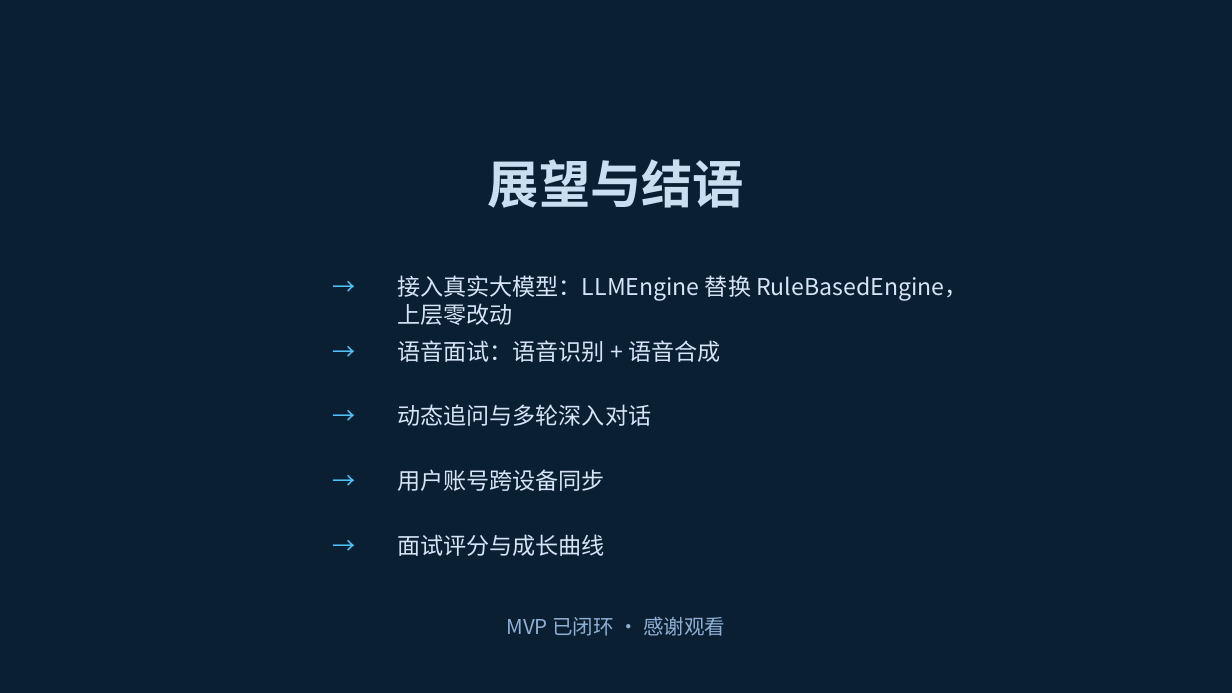
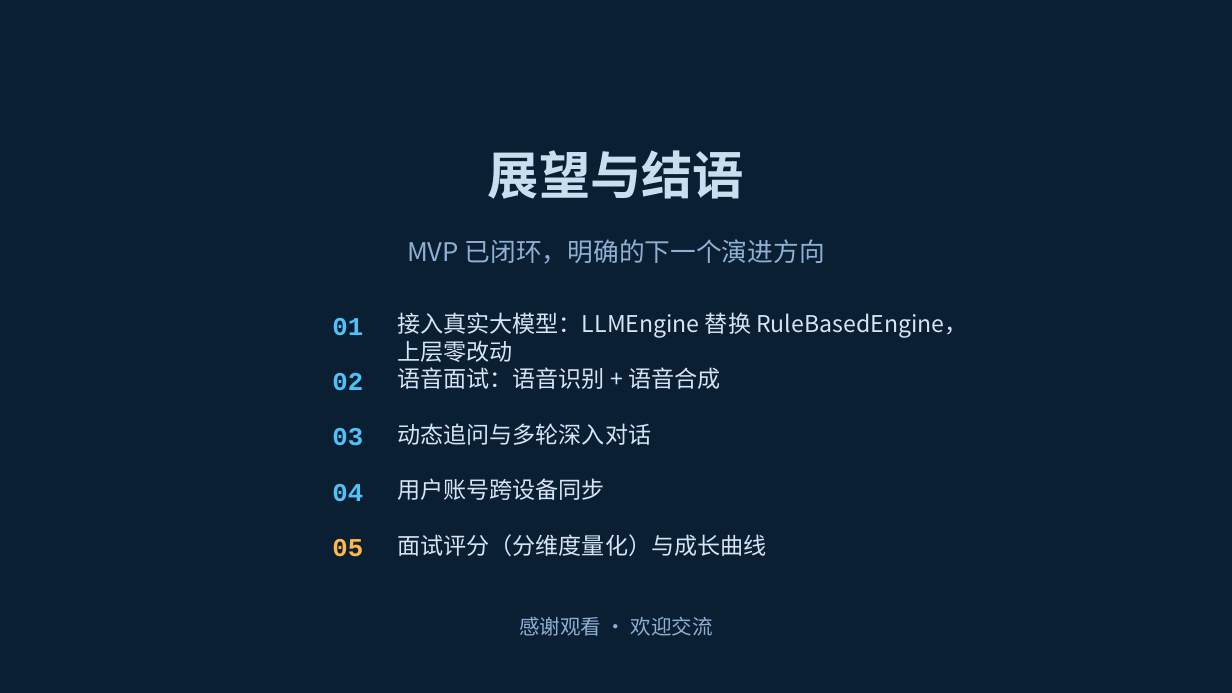
Before and after one commit to ray418-pets/interview-master, a slide deck: slide 14 of docs/ppts/AI智能面试助手-技术分享.pptx. Drawn at 1232x693 pixels with LibreOffice and Linux fonts; fonts in the diff are those of the drawing. Boxes give left, top, right and bottom in pixels: in the first picture for what was removed or moved away, otherwise in the second. Text is boxed around its words. In the diff, an @@ line names an element or a change of style, - is before the commit and + after.

```diff
--- a/docs/ppts/AI智能面试助手-技术分享.pptx
+++ b/docs/ppts/AI智能面试助手-技术分享.pptx
@@ text "展望与结语" moved from (x1=488, y1=159, x2=744, y2=208) to (x1=488, y1=150, x2=744, y2=199) @@
@@ text added at (x1=407, y1=239, x2=825, y2=264), 20 pt, text #8FB0D4 @@
+MVP 已闭环，明确的下一个演进方向
@@ text removed at (x1=323, y1=268, x2=379, y2=314) @@
-→
@@ text added at (x1=332, y1=318, x2=363, y2=336), 20 pt, text #4FC3F7, bold @@
+01
@@ text "接入真实大模型：LLMEngine 替换 RuleBasedEngine，上层零改动" moved from (x1=397, y1=275, x2=967, y2=325) to (x1=397, y1=312, x2=967, y2=362) @@
@@ text removed at (x1=323, y1=333, x2=379, y2=379) @@
-→
@@ text added at (x1=332, y1=373, x2=363, y2=391), 20 pt, text #4FC3F7, bold @@
+02
@@ text "语音面试：语音识别 + 语音合成" moved from (x1=397, y1=340, x2=720, y2=362) to (x1=397, y1=367, x2=720, y2=389) @@
@@ text removed at (x1=323, y1=397, x2=379, y2=444) @@
-→
@@ text "动态追问与多轮深入对话" moved from (x1=397, y1=404, x2=651, y2=426) to (x1=397, y1=423, x2=651, y2=445) @@
@@ text added at (x1=332, y1=428, x2=363, y2=446), 20 pt, text #4FC3F7, bold @@
+03
@@ text removed at (x1=323, y1=462, x2=379, y2=508) @@
-→
@@ text "用户账号跨设备同步" moved from (x1=397, y1=469, x2=605, y2=491) to (x1=397, y1=478, x2=605, y2=500) @@
@@ text added at (x1=332, y1=484, x2=363, y2=502), 20 pt, text #4FC3F7, bold @@
+04
@@ text removed at (x1=323, y1=527, x2=379, y2=573) @@
-→
@@ text added at (x1=332, y1=539, x2=363, y2=557), 20 pt, text #FFB74D, bold @@
+05
@@ text at (x1=397, y1=534, x2=767, y2=556): text changed @@
-面试评分与成长曲线
+面试评分（分维度量化）与成长曲线
@@ text at (x1=519, y1=617, x2=713, y2=636): text changed @@
-MVP 已闭环 · 感谢观看
+感谢观看 · 欢迎交流
```
Also in this commit, not shown: 12 other slides changed.
